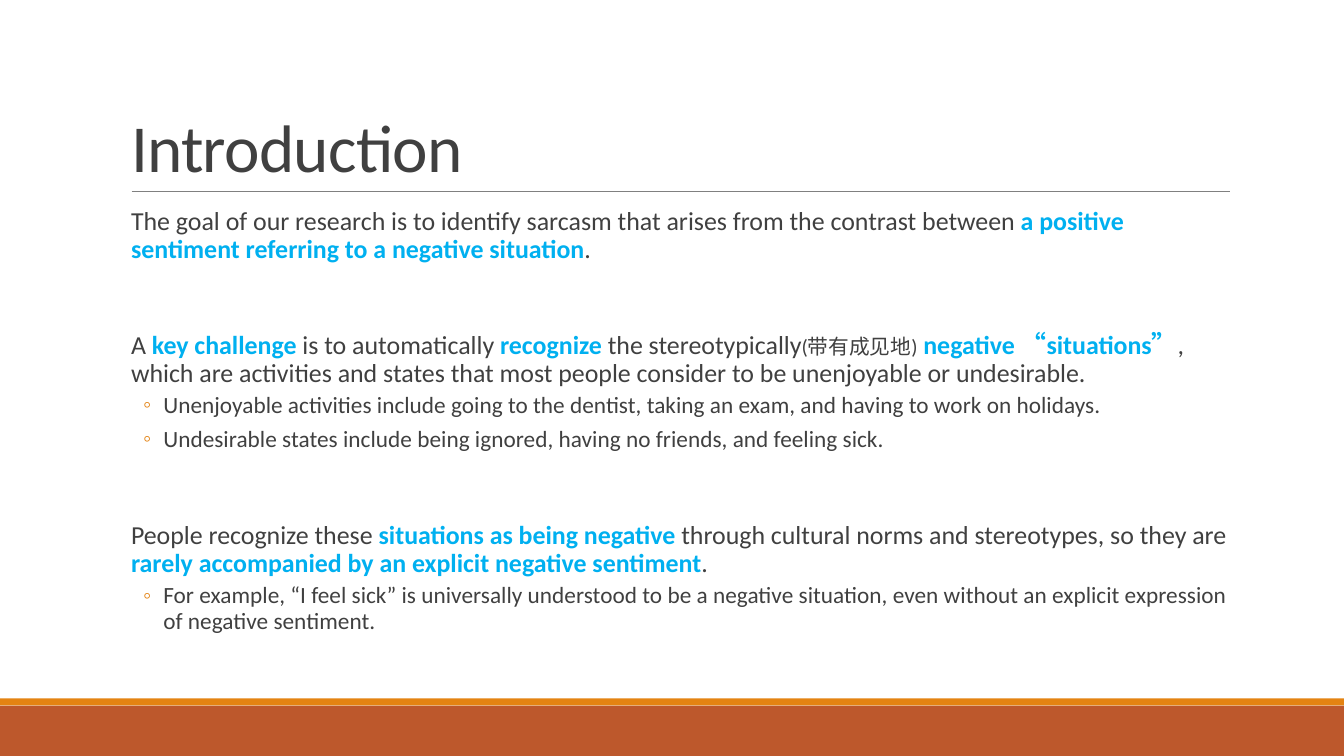
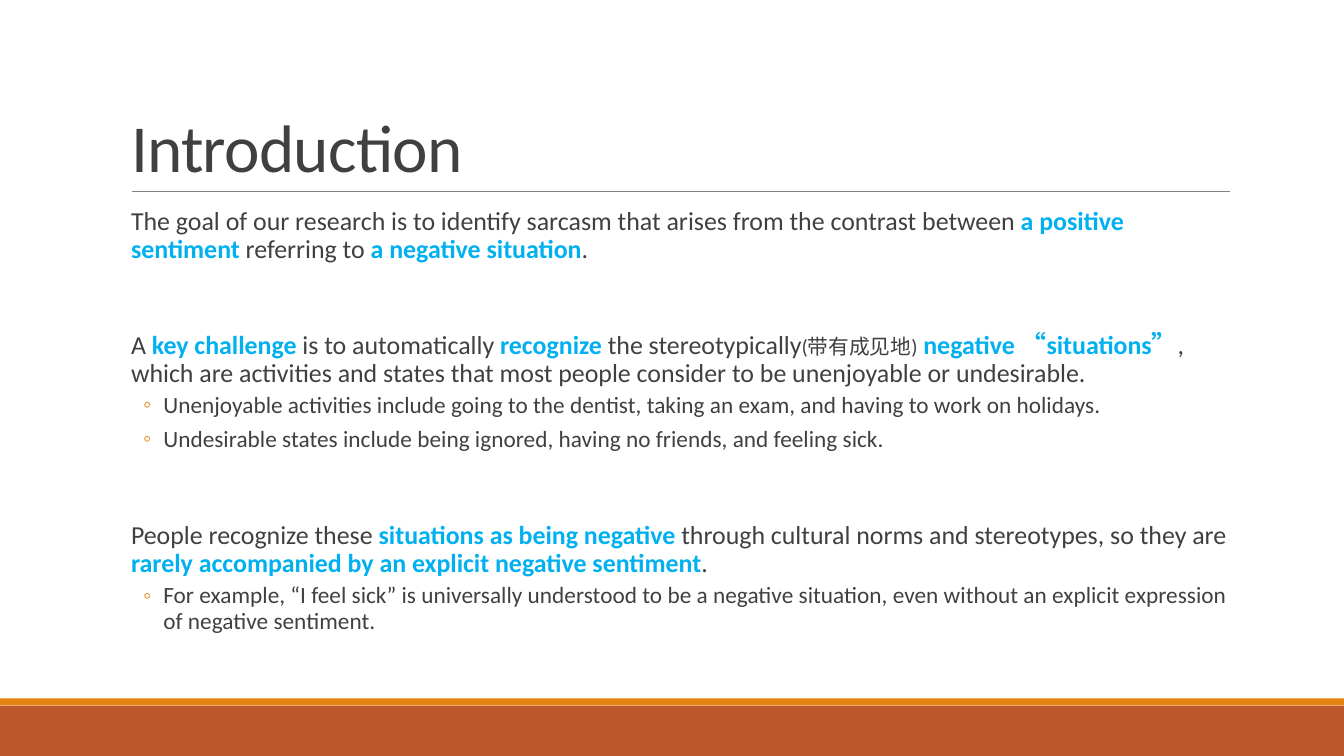
Before and after one commit to liangxh/grad, a slide deck: slide 3 of [文献调研] Sarcasm as Contrast between a Positive Sentiment and Negative Situation.pptx. Drawn at 1344x756 pixels with LibreOffice and Linux fonts; fonts in the diff are those of the drawing. Boxes give left, top, right and bottom in pixels: in the first picture for what was removed or moved away, otherwise in the second. Text is boxed around its words. In the diff, an @@ line names an element or a change of style, - is before the commit and + after.

```diff
--- a/[文献调研] Sarcasm as Contrast between a Positive Sentiment and Negative Situation.pptx
+++ b/[文献调研] Sarcasm as Contrast between a Positive Sentiment and Negative Situation.pptx
@@ text at bbox=[131, 211, 1124, 263]: text colour #00B0F0 to #404040, bold off in "referring to" @@
```
Also in this commit, not shown: 7 other slides changed, 15 slides added, 3 slides removed.
